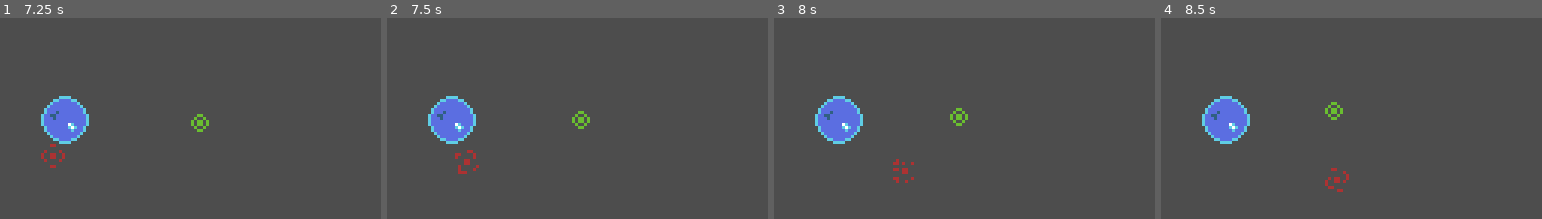
Above: before the commit, frames 1-4 (left to right).
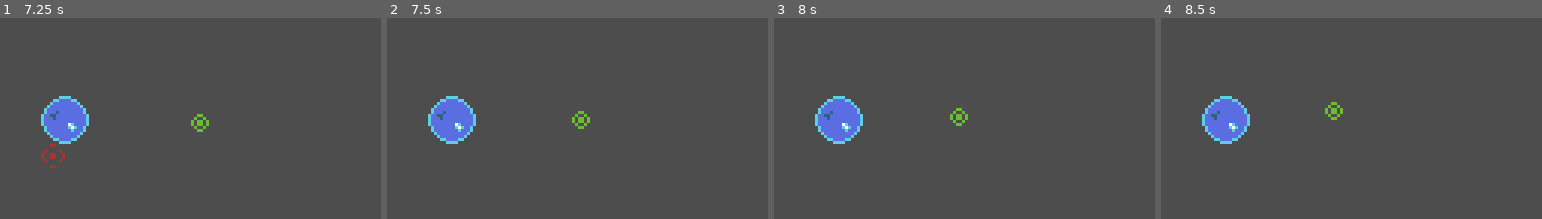
Above: after the commit, the same moments.

Repository: WinterAtne/Space-Pirate-Survival
Game: Godot game, scene res://scenes/main.tscn
Same seed, same stepped clock (60 frames per second), same inputs: the game is played once before the commit and once after it.
Inputs (mouse positions are % of the whole screen's width and height, from its top left):
- Up to frame 1 (7.25 s): tap Enter at 0.5, 2, 5 s; move the mouse to (72, 66) at 0.52 s; hold Space (accelerate) 0.53-1.28 s; move the mouse to (29, 85) at 1.27 s; move the mouse to (60, 33) at 2.02 s; hold Space (accelerate) 2.03-3.53 s; move the mouse to (outside the picture) at 2.77 s; move the mouse to (outside the picture) at 3.52 s; move the mouse to (19, 47) at 4.27 s; move the mouse to (55, 75) at 5.02 s; tap Space (accelerate) at 5.75 s; move the mouse to (34, 28) at 5.77 s; hold Space (accelerate) from 5.78 s (still down); move the mouse to (72, 66) at 6.52 s
- Up to frame 2 (7.5 s): keep holding Space (accelerate); move the mouse to (29, 85) at 7.27 s
- Up to frame 3 (8 s): keep holding Space (accelerate)
- Up to frame 4 (8.5 s): move the mouse to (60, 33) at 8.02 s; release Space (accelerate) at 8.03 s
The pictures show only the part of the screen within x 41-91%, y 50-100%; the shares and areas given below are measured in that part.

Frame 1 is identical in both runs. In frame 2, 0.2% of the frame differs, in the area x 17-25%, y 65-78%; in frame 3, 0.2%; in frame 4, 0.2%.

Commit message:
Added removing objects when the hit a box

Diff:
--- a/autoloads/gravity.gd
+++ b/autoloads/gravity.gd
@@ -5,6 +5,10 @@
 
 func add_gravity_object(rb : RigidBody2D) -> void:
 	gravity_objects.append(rb)
+
+
+func remove_gravity_object(rb : RigidBody2D) -> void:
+	gravity_objects.erase(rb)
 
 
 func _physics_process(delta):
--- a/scenes/gravity_object.gd
+++ b/scenes/gravity_object.gd
@@ -6,4 +6,7 @@
 		return
 
 	Gravity.add_gravity_object(get_parent())
-	queue_free()
+
+
+func _exit_tree() -> void:
+	Gravity.remove_gravity_object(get_parent())
--- /dev/null
+++ b/scenes/hurtbox.gd
@@ -0,0 +1,5 @@
+extends Node
+
+func _on_body_entered(body) -> void:
+	if body.has_method("damage"):
+		body.damage()
--- /dev/null
+++ b/scenes/hurtbox.tscn
@@ -0,0 +1,9 @@
+[gd_scene load_steps=2 format=3 uid="uid://cgkbeytfggb7p"]
+
+[ext_resource type="Script" path="res://scenes/hurtbox.gd" id="1_8wunb"]
+
+[node name="Hurtbox" type="Area2D"]
+collision_layer = 0
+script = ExtResource("1_8wunb")
+
+[connection signal="body_entered" from="." to="." method="_on_body_entered"]
--- a/scenes/player.gd
+++ b/scenes/player.gd
@@ -9,3 +9,9 @@
 		var force_direction : Vector2 = position.direction_to(mouse_position)
 
 		apply_central_force(force_direction * acceleration)
+
+
+
+
+func damage() -> void:
+	queue_free()
--- a/scenes/player.tscn
+++ b/scenes/player.tscn
@@ -8,6 +8,7 @@
 size = Vector2(6, 6)
 
 [node name="Player" type="RigidBody2D"]
+collision_mask = 0
 script = ExtResource("1_cugs0")
 
 [node name="Sprite" type="Sprite2D" parent="."]
--- /dev/null
+++ b/scenes/ship.gd
@@ -0,0 +1,5 @@
+extends RigidBody2D
+
+
+func damage() -> void:
+	queue_free()
--- a/scenes/ship.tscn
+++ b/scenes/ship.tscn
@@ -1,27 +1,15 @@
 [gd_scene load_steps=5 format=3 uid="uid://j7vqb66401co"]
 
+[ext_resource type="Script" path="res://scenes/ship.gd" id="1_2oboe"]
 [ext_resource type="PackedScene" uid="uid://bvuiqs22t8vbo" path="res://scenes/gravity_object.tscn" id="1_fboxx"]
 [ext_resource type="Texture2D" uid="uid://bew35rdqjt7po" path="res://assets/ship.png" id="2_0tuav"]
-
-[sub_resource type="GDScript" id="GDScript_0tskc"]
-script/source = "extends RigidBody2D
-
-
-# Called when the node enters the scene tree for the first time.
-func _ready():
-	pass # Replace with function body.
-
-
-# Called every frame. 'delta' is the elapsed time since the previous frame.
-func _process(delta):
-	pass
-"
 
 [sub_resource type="CircleShape2D" id="CircleShape2D_y4a83"]
 radius = 4.12311
 
 [node name="Ship" type="RigidBody2D"]
-script = SubResource("GDScript_0tskc")
+collision_mask = 0
+script = ExtResource("1_2oboe")
 
 [node name="Sprite" type="Sprite2D" parent="."]
 texture = ExtResource("2_0tuav")
--- a/scenes/star.tscn
+++ b/scenes/star.tscn
@@ -1,12 +1,15 @@
-[gd_scene load_steps=4 format=3 uid="uid://c2luwm5bufp88"]
+[gd_scene load_steps=5 format=3 uid="uid://c2luwm5bufp88"]
 
 [ext_resource type="Texture2D" uid="uid://c530cjfafculj" path="res://assets/blue_star.png" id="1_ft7q1"]
 [ext_resource type="PackedScene" uid="uid://bvuiqs22t8vbo" path="res://scenes/gravity_object.tscn" id="2_5sgpc"]
+[ext_resource type="PackedScene" uid="uid://cgkbeytfggb7p" path="res://scenes/hurtbox.tscn" id="3_ysxlc"]
 
 [sub_resource type="CircleShape2D" id="CircleShape2D_m3wbc"]
 radius = 8.0
 
 [node name="Star" type="RigidBody2D"]
+collision_layer = 0
+collision_mask = 0
 mass = 10000.0
 
 [node name="Sprite" type="Sprite2D" parent="."]
@@ -16,3 +19,8 @@
 shape = SubResource("CircleShape2D_m3wbc")
 
 [node name="GravityObject" parent="." instance=ExtResource("2_5sgpc")]
+
+[node name="Hurtbox" parent="." instance=ExtResource("3_ysxlc")]
+
+[node name="CollisionShape2D" type="CollisionShape2D" parent="Hurtbox"]
+shape = SubResource("CircleShape2D_m3wbc")
